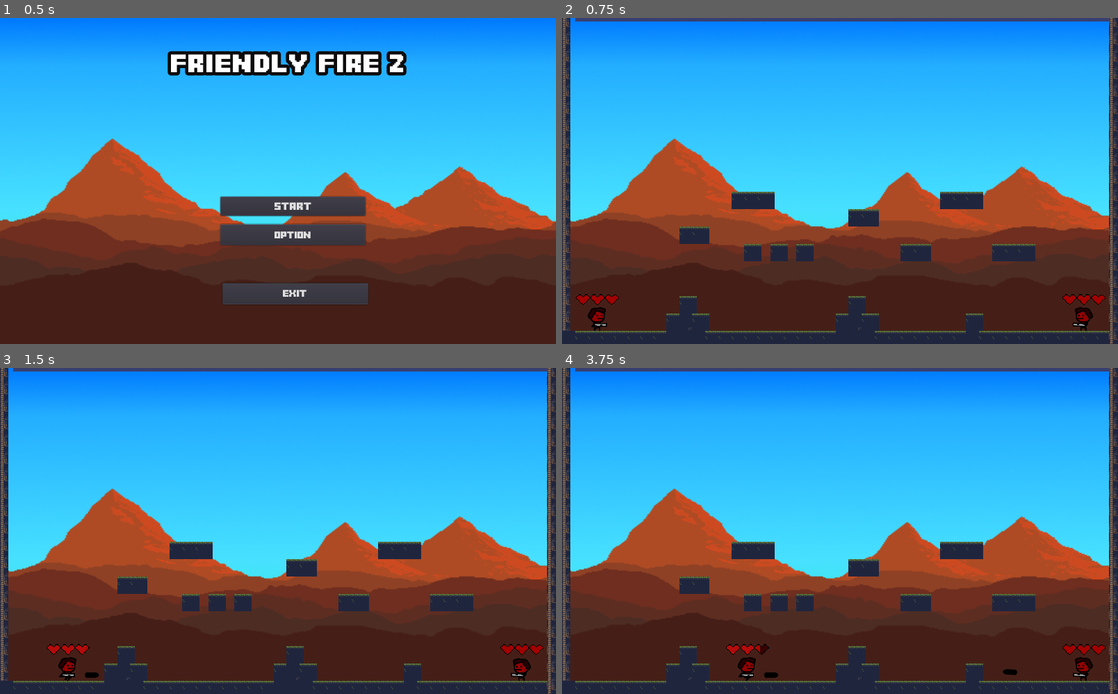
Above: before the commit, frames 1-4 (two rows, left to right).
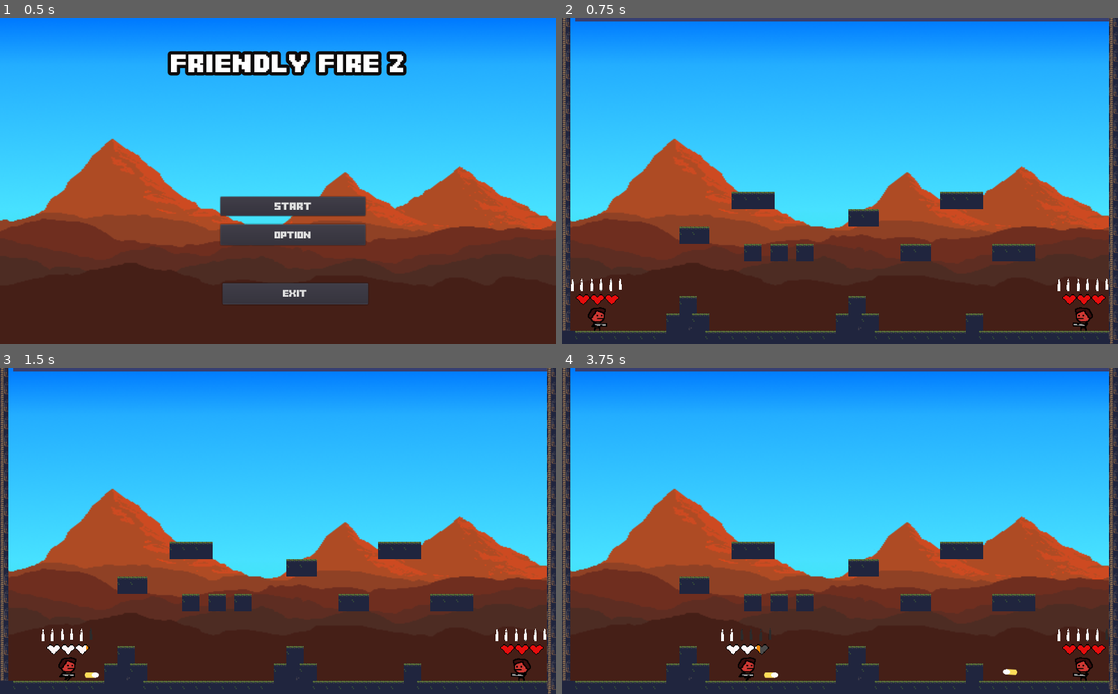
Above: after the commit, the same moments.

Repository: Toefge/InteraktiveSysteme
Game: Godot game, scene res://Menu/Menu.tscn
Same seed, same stepped clock (60 frames per second), same inputs: the game is played once before the commit and once after it.
Inputs (mouse positions are in pixels of both pictures, inside the frame that each line leads up to):
- Up to frame 1 (0.5 s): no input
- Up to frame 2 (0.75 s): click "Start" at 0.5 s
- Up to frame 3 (1.5 s): move the mouse to (400, 514) at 1.27 s; hold D (right) from 1.28 s (still down); tap Space (fire) at 1.35 s
- Up to frame 4 (3.75 s): tap W (up) at 1.52, 2.27 s; move the mouse to (728, 547) at 2.02 s; tap Space (fire) at 2.1, 2.85, 3.6 s; move the mouse to (895, 459) at 2.77 s; release D (right) at 2.78 s; hold A (left) 2.78-3.53 s; tap Enter at 3.5 s; move the mouse to (812, 596) at 3.52 s; hold D (right) from 3.53 s (still down)

Frame 1 is identical in both runs. In frame 2, 0.5% of the frame differs, in the area x 1-99%, y 79-95%; in frame 3, 0.5%; in frame 4, 0.6%, in the area x 28-99%, y 79-96%.

Commit message:
Schiessen + fixes + E to reload

Diff:
--- /dev/null
+++ b/Ammo/Ammo.tscn
@@ -0,0 +1,26 @@
+[gd_scene load_steps=2 format=2]
+
+[ext_resource path="res://Ammo/Ammo03.png" type="Texture" id=1]
+
+[node name="Ammo" type="Control"]
+anchor_right = 0.651
+anchor_bottom = 0.567
+margin_right = 0.375977
+margin_bottom = -0.200012
+__meta__ = {
+"_edit_use_anchors_": false
+}
+
+[node name="AmmoBar" type="TextureProgress" parent="."]
+margin_right = 40.0
+margin_bottom = 40.0
+max_value = 6.0
+value = 4.0
+texture_under = ExtResource( 1 )
+texture_progress = ExtResource( 1 )
+tint_under = Color( 0.176471, 0.172549, 0.172549, 1 )
+__meta__ = {
+"_edit_use_anchors_": false
+}
+
+[node name="AmmoTween" type="Tween" parent="."]
--- /dev/null
+++ b/Ammo/AmmoScript.gd
@@ -0,0 +1,37 @@
+extends Node
+
+onready var bullets = $AmmoBar
+onready var ammotween = $AmmoTween
+
+
+
+export (Color) var first_color = Color.darkgray
+export (Color) var pulse_color = Color.red
+export (Color) var white_color = Color.white
+
+func _assignAmmo():
+	bullets.max_value = 6
+	bullets.value = 6
+
+func AmmoUpdate():
+	var currentAmmo = get_parent().get_node("Gun").shots
+	bullets.value = currentAmmo
+	_assign_color(bullets)
+
+func Reload():
+	var currentAmmo = get_parent().get_node("Gun").shots
+	bullets.value = currentAmmo
+
+
+func _assign_color(bullets):
+	if bullets.value <= 0:
+		ammotween.interpolate_property(bullets, "tint_under", first_color, pulse_color, 1, Tween.TRANS_SINE, Tween.EASE_IN_OUT)
+		ammotween.start()
+	if bullets.value > 0:
+		ammotween.interpolate_property(bullets, "tint_progress", white_color, white_color, 1, Tween.TRANS_SINE, Tween.EASE_IN_OUT)
+		ammotween.start()
+
+
+# Called when the node enters the scene tree for the first time.
+func _ready():
+	_assignAmmo()
--- a/Bullet/bullet.tscn
+++ b/Bullet/bullet.tscn
@@ -14,7 +14,6 @@
 script = ExtResource( 1 )
 
 [node name="Sprite" type="Sprite" parent="."]
-modulate = Color( 0, 0, 0, 1 )
 texture = ExtResource( 3 )
 hframes = 2
 
@@ -35,7 +34,6 @@
 [node name="CollisionShape2D" type="CollisionShape2D" parent="DamageArea"]
 position = Vector2( 3.34087, 0 )
 shape = SubResource( 2 )
-
 [connection signal="body_entered" from="." to="." method="_on_bullet_body_entered"]
 [connection signal="screen_exited" from="VisibilityNotifier2D" to="." method="_on_VisibilityNotifier2D_screen_exited"]
 [connection signal="area_entered" from="DamageArea" to="DamageArea" method="_on_DamageArea_area_entered"]
--- a/Menu/Menu.tscn
+++ b/Menu/Menu.tscn
@@ -93,6 +93,5 @@
 margin_bottom = 526.664
 custom_fonts/font = SubResource( 8 )
 text = "Exit"
-
 [connection signal="pressed" from="ButtonStart" to="." method="_on_ButtonStart_pressed"]
 [connection signal="pressed" from="ButtonExit" to="." method="_on_ButtonExit_pressed"]
--- a/playerMechanics/GunScript.gd
+++ b/playerMechanics/GunScript.gd
@@ -7,8 +7,23 @@
 var shoot = "fire"
 var bulletColor = Color.blue
 
+var ammo = preload("res://Ammo/AmmoScript.gd")
+var shots = 6
+
 func _ready():
 	set_as_toplevel(true)
+
+
+func _count_Shots():    #As the name says
+	if shots > 0:
+		can_fire = true
+	if shots <= 0:
+		can_fire = false
+
+func _reload():
+	shots = 6
+	get_parent().get_node("Ammo").Reload()
+	can_fire = true
 
 
 func _physics_process(delta):
@@ -26,9 +41,19 @@
 		bullet_instance.rotation = rotation
 		bullet_instance.global_position = $muzzle.global_position
 		get_parent().add_child(bullet_instance)
+		shots -= 1
+		print("bullets left: ", shots)
 		can_fire = false
+		get_parent().get_node("Ammo").AmmoUpdate()
+		#decides how often can the player shoot
 		yield(get_tree().create_timer(0.2), "timeout")
-		can_fire = true
+		_count_Shots()
+
+	if Input.is_action_just_pressed("Reload"):
+		if can_fire == false:
+			_reload()
+
+		#can_fire = true
 
 func flipGun(flip):
 	if (flip):
--- a/playerMechanics/playerMechanics.tscn
+++ b/playerMechanics/playerMechanics.tscn
@@ -12,6 +12,8 @@
 [ext_resource path="res://HealthBar/HealthBarScript.gd" type="Script" id=10]
 [ext_resource path="res://assets/sPlayer_death_left.png" type="Texture" id=11]
 [ext_resource path="res://assets/sPlayer_death_right.png" type="Texture" id=12]
+[ext_resource path="res://Ammo/Ammo.tscn" type="PackedScene" id=13]
+[ext_resource path="res://Ammo/AmmoScript.gd" type="Script" id=14]
 
 [sub_resource type="RectangleShape2D" id=1]
 extents = Vector2( 8.02926, 15.5354 )
@@ -69,7 +71,6 @@
 height = 26.263
 
 [node name="player" type="KinematicBody2D"]
-modulate = Color( 0.709804, 0.0470588, 0.0470588, 1 )
 self_modulate = Color( 0.92549, 0.780392, 0.780392, 1 )
 script = ExtResource( 2 )
 
@@ -129,3 +130,11 @@
 [node name="DeadPlayerRight" type="Sprite" parent="."]
 visible = false
 texture = ExtResource( 12 )
+
+[node name="Ammo" parent="." instance=ExtResource( 13 )]
+margin_left = -53.87
+margin_top = -85.1861
+margin_right = -53.4941
+margin_bottom = -85.1861
+rect_scale = Vector2( 0.0415326, 0.0479937 )
+script = ExtResource( 14 )
--- a/project.godot
+++ b/project.godot
@@ -83,6 +83,11 @@
 "events": [ Object(InputEventKey,"resource_local_to_scene":false,"resource_name":"","device":0,"alt":false,"shift":false,"control":false,"meta":false,"command":false,"pressed":false,"scancode":16777221,"unicode":0,"echo":false,"script":null)
  ]
 }
+Reload={
+"deadzone": 0.5,
+"events": [ Object(InputEventKey,"resource_local_to_scene":false,"resource_name":"","device":0,"alt":false,"shift":false,"control":false,"meta":false,"command":false,"pressed":false,"scancode":69,"unicode":0,"echo":false,"script":null)
+ ]
+}
 
 [rendering]
 
Binary file added: Ammo/Ammo02.png
Not shown, added: Ammo/Ammo02.png.import
Binary file added: Ammo/Ammo03.png
Not shown, added: Ammo/Ammo03.png.import
Binary file added: Ammo/AmmoCount.png
Not shown, added: Ammo/AmmoCount.png.import
Not shown: 1 places in playerMechanics/playerMechanics.tscn that only renumber resources
